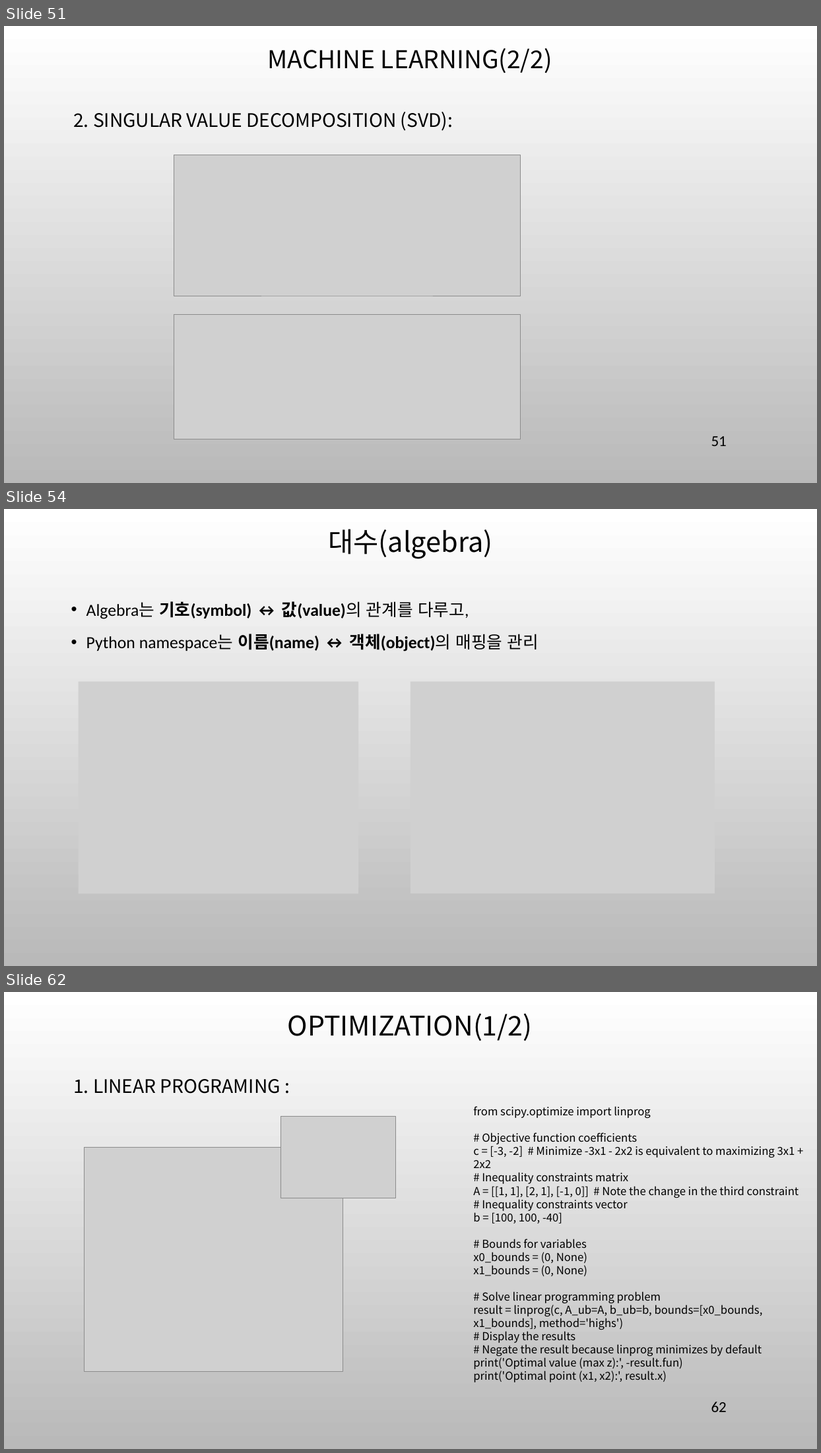
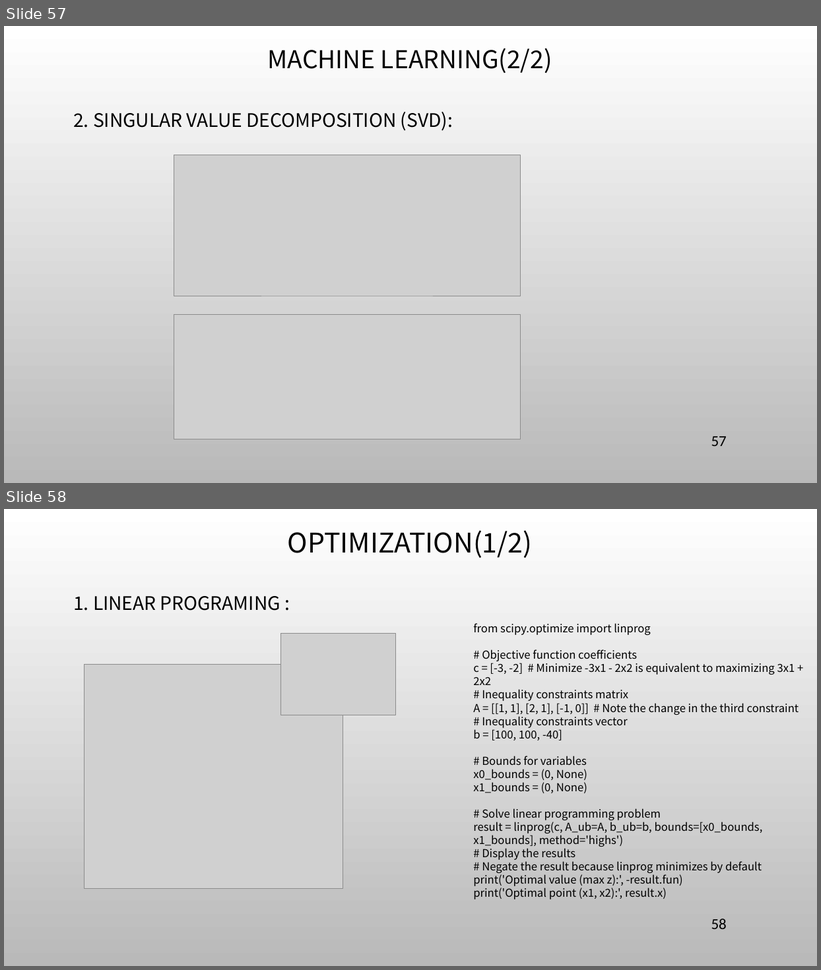
Before and after one commit to ancestor9/mathematics-for-machine-learning, a slide deck: 7_Applications of mathematics.pptx. Shown one above the other, each under a label of ours: slides 51, 54 and 62 before the commit, slides 57 and 58 after it; the slides between them are not shown. The pictures are 821x1453 and 821x970 pixels, drawn with LibreOffice and Linux fonts; fonts in the diff are those of the drawing; grey boxes stand for pictures; background and template pictures are left out. Boxes give left, top, right and bottom in pixels: in the first picture for what was removed or moved away, otherwise in the second. Text is boxed around its words. In the diff, an @@ line names an element or a change of style, - is before the commit and + after.

```diff
--- a/7_Applications of mathematics.pptx
+++ b/7_Applications of mathematics.pptx
@@ slide 54 removed at bbox=[4, 509, 817, 966], background picture (left out) @@
@@ title removed at bbox=[328, 529, 493, 559] @@
-대수(algebra)
@@ text removed at bbox=[86, 601, 539, 652] @@
-• Algebra는 기호(symbol) ↔ 값(value)의 관계를 다루고,
-• Python namespace는 이름(name) ↔ 객체(object)의 매핑을 관리
@@ picture removed at bbox=[79, 682, 358, 894] @@
@@ picture removed at bbox=[411, 682, 715, 894] @@
@@ what was slide 51 is now slide 57 @@
@@ page number at bbox=[712, 437, 727, 446]: text changed @@
-51
+57
@@ what was slide 62 is now slide 58 @@
@@ page number at bbox=[712, 919, 727, 929]: text changed @@
-62
+58
```
Also in this commit, not shown: 7 slides changed, 6 slides added, 10 other slides removed.
